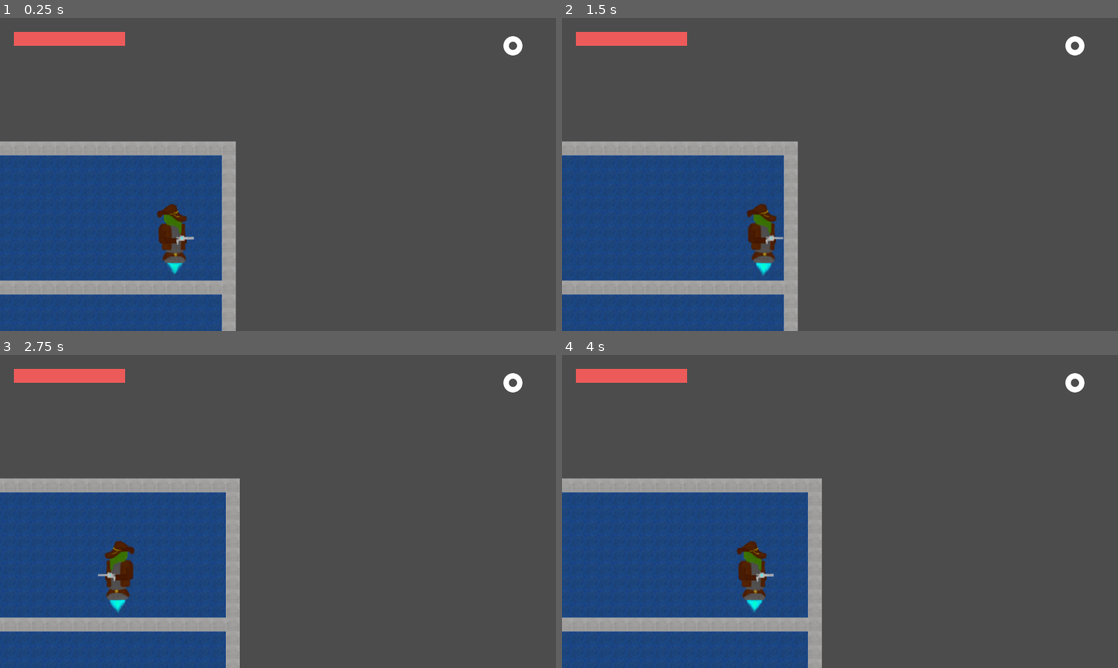
Above: before the commit, frames 1-4 (two rows, left to right).
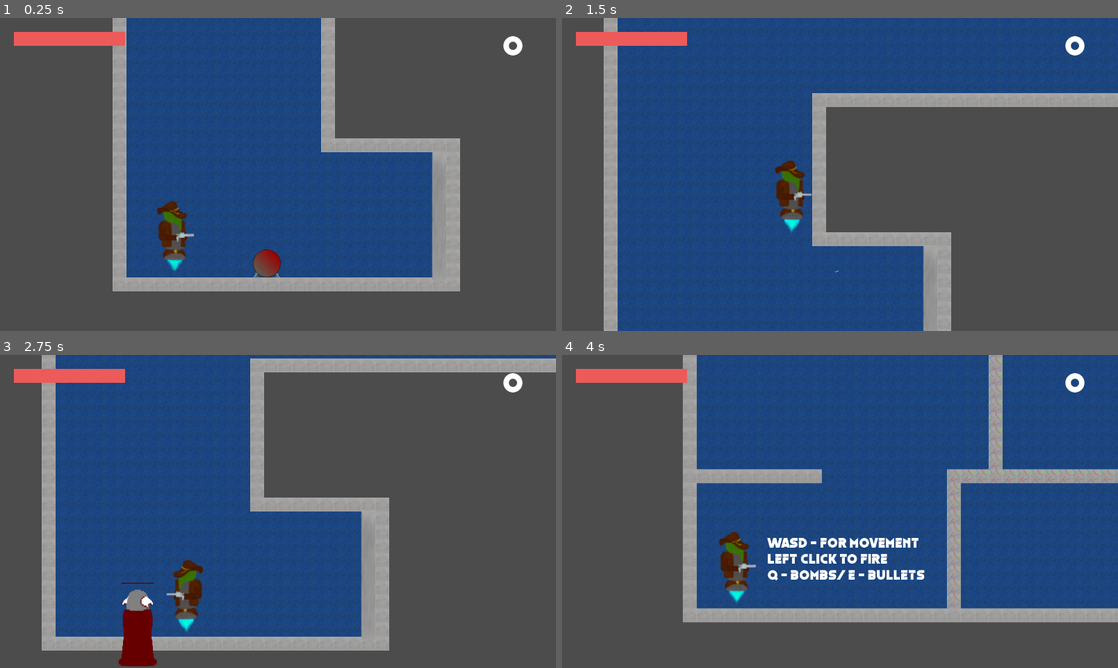
Above: after the commit, the same moments.

Repository: aptkzzz/Junkie-Spaceman-OpenJam
Game: Godot game, scene res://Level4.tscn
Same seed, same stepped clock (60 frames per second), same inputs: the game is played once before the commit and once after it. This scene is started directly instead of the project's main scene.
Inputs (mouse positions are in pixels of both pictures, inside the frame that each line leads up to):
- Up to frame 1 (0.25 s): no input
- Up to frame 2 (1.5 s): move the mouse to (962, 158) at 0.52 s; hold D (ui_right) from 0.53 s (still down); click (962, 158) at 0.6 s; tap W (ui_up) at 0.77 s; move the mouse to (728, 190) at 1.27 s; tap E (weapon_next) at 1.35 s
- Up to frame 3 (2.75 s): tap W (ui_up) at 1.52 s; move the mouse to (333, 442) at 2.02 s; release D (ui_right) at 2.03 s; hold A (ui_left) from 2.03 s (still down); tap Q (weapon_prev) at 2.1 s
- Up to frame 4 (4 s): move the mouse to (812, 574) at 2.77 s; release A (ui_left) at 2.78 s; hold D (ui_right) 2.78-3.5 s; click (812, 574) at 2.85 s; tap W (ui_up) at 3.02 s; click (840, 542) at 3.5 s, where only the run after the commit has a clickable "Start"

The runs differ from the first frame. In frame 1, 54% of the frame differs, in the area x 0-83%, y 0-100%; in frame 2, 51%; in frame 3, 47%; in frame 4, 77%, in the area x 0-100%, y 0-100%.

Commit message:
hot fix

Diff:
--- a/Level4.tscn
+++ b/Level4.tscn
@@ -7,12 +7,13 @@
 [ext_resource path="res://audio/junkie.wav" type="AudioStream" id=5]
 [ext_resource path="res://Generator.tscn" type="PackedScene" id=6]
 [ext_resource path="res://Priest.tscn" type="PackedScene" id=7]
+[ext_resource path="res://Door.tscn" type="PackedScene" id=8]
 
 [node name="Level" type="Node2D" index="0"]
 
 script = ExtResource( 1 )
 _sections_unfolded = [ "Transform" ]
-next_level_path = "res://Level3.tscn"
+next_level_path = "res://Menu.tscn"
 
 [node name="TileMap" type="TileMap" parent="." index="0"]
 
@@ -40,7 +41,7 @@
 
 [node name="Player" parent="." index="1" instance=ExtResource( 3 )]
 
-position = Vector2( 2961, -700 )
+position = Vector2( 140.594, 1226.75 )
 
 [node name="HUD" parent="Player" index="4" instance=ExtResource( 4 )]
 
@@ -62,8 +63,8 @@
 
 [node name="Generator" parent="." index="4" instance=ExtResource( 6 )]
 
-position = Vector2( 736, 1200 )
-rotation = -1.5708
+position = Vector2( 355.144, 1311.01 )
+rotation = 0.0121287
 collision_layer = 512
 collision_mask = 2
 _sections_unfolded = [ "Collision", "Transform" ]
@@ -116,11 +117,16 @@
 
 position = Vector2( 1700, 268 )
 
+[node name="Door" parent="." index="17" instance=ExtResource( 8 )]
+
+position = Vector2( 703.585, 1201.6 )
+scale = Vector2( 2.0017, 2.31689 )
+
 [connection signal="death" from="Player" to="Player/HUD" method="player_death"]
 
+[connection signal="success_end" from="Player" to="." method="successful_end"]
+
 [connection signal="success_end" from="Player" to="Player/HUD" method="success_end"]
-
-[connection signal="success_end" from="Player" to="." method="successful_end"]
 
 [connection signal="update_health" from="Player" to="Player/HUD" method="set_hp"]
 
Not shown: 1 places in Level4.tscn that only renumber resources
